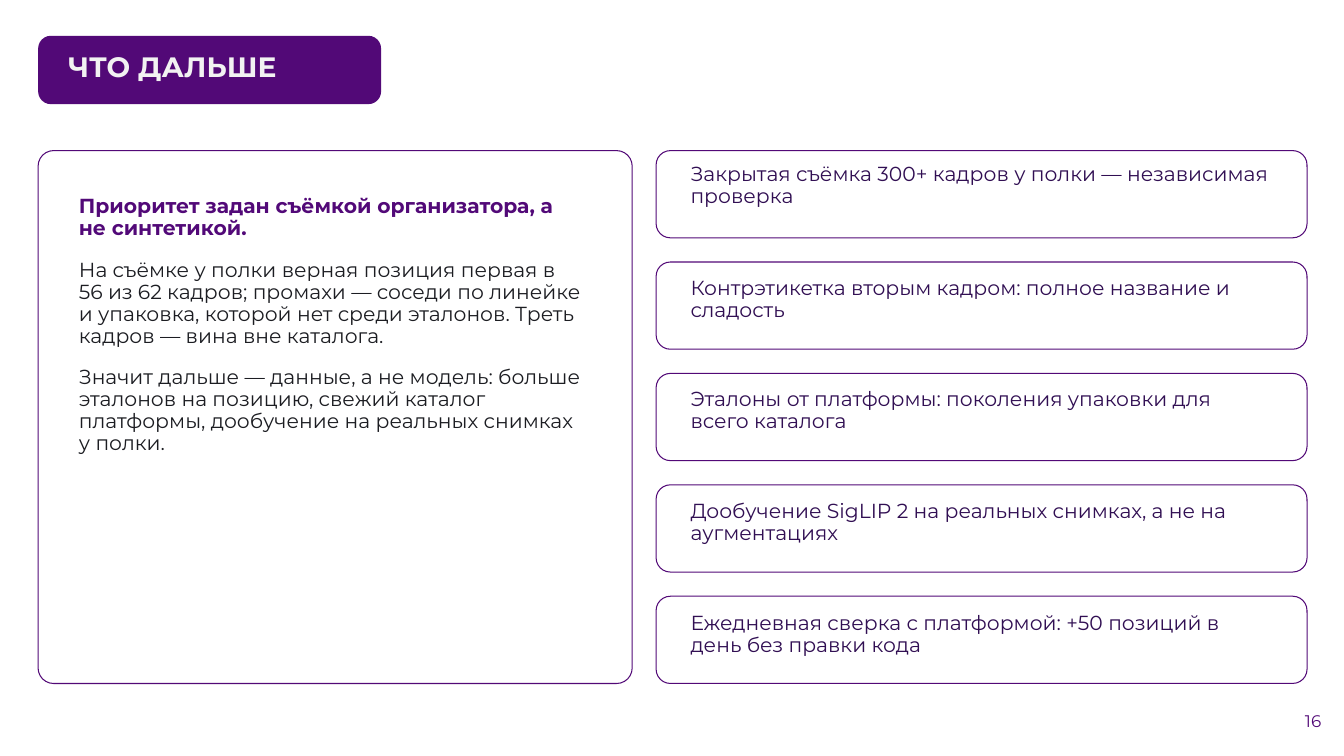
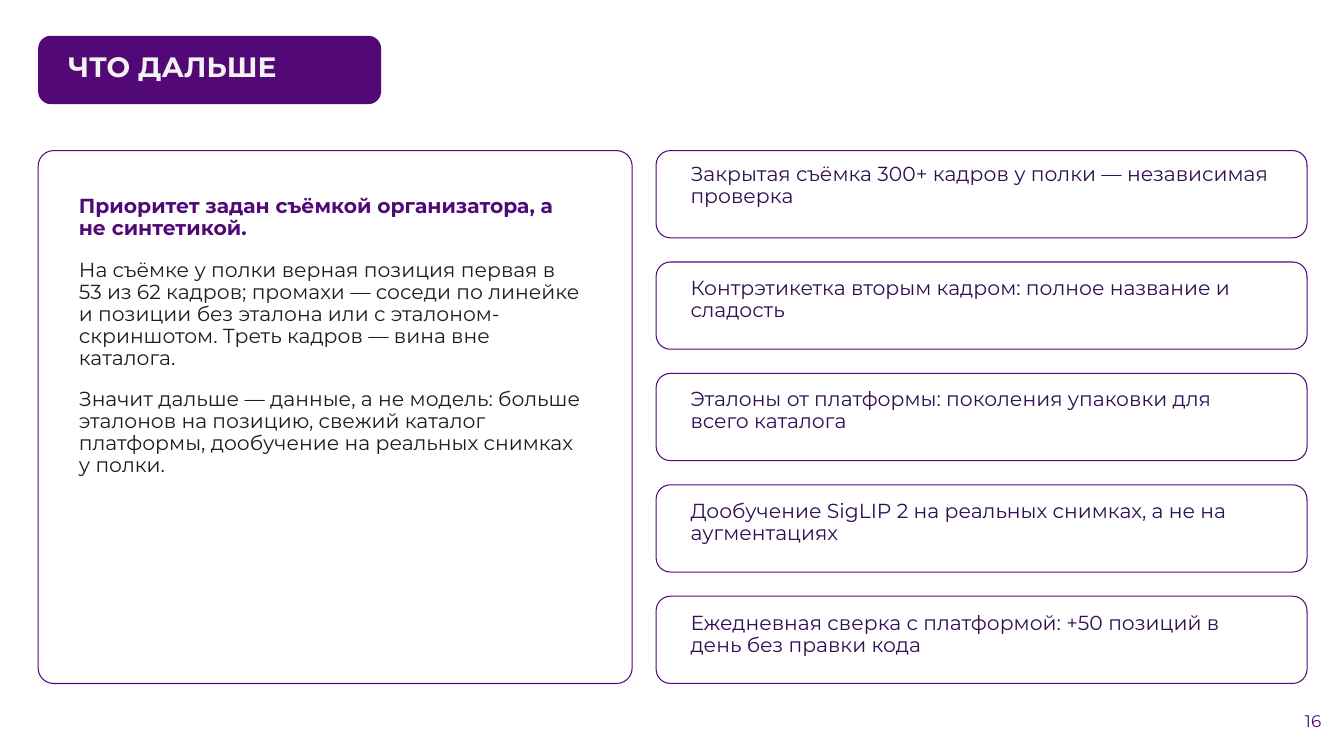
Before and after one commit to AlexGvr/rus_vines, a slide deck: slide 16 of ЛЦТ2026 Сканер российских вин.pptx. Drawn at 1344x756 pixels with LibreOffice and Linux fonts; fonts in the diff are those of the drawing; background and template pictures are left out. Boxes give left, top, right and bottom in pixels: in the first picture for what was removed or moved away, otherwise in the second. Text is boxed around its words. In the diff, an @@ line names an element or a change of style, - is before the commit and + after.

```diff
--- a/ЛЦТ2026 Сканер российских вин.pptx
+++ b/ЛЦТ2026 Сканер российских вин.pptx
@@ text at box(79, 262, 579, 365): text changed @@
-На съёмке у полки верная позиция первая в 56 из 62 кадров; промахи — соседи по линейке и упаковка, которой нет среди эталонов. Треть кадров — вина вне каталога.
+На съёмке у полки верная позиция первая в 53 из 62 кадров; промахи — соседи по линейке и позиции без эталона или с эталоном-скриншотом. Треть кадров — вина вне каталога.
```
Also in this commit, not shown: 6 other slides changed, 8 other files.
